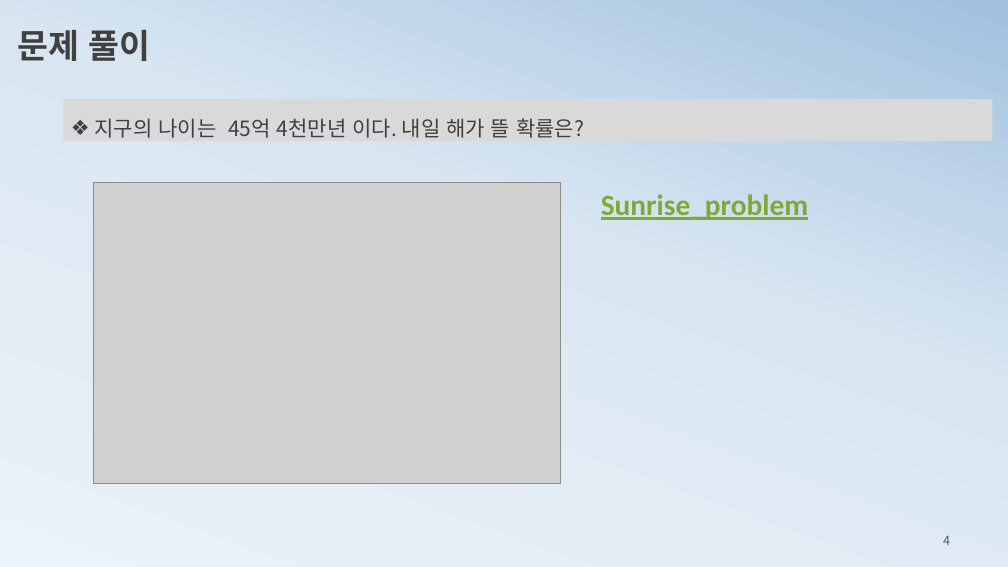
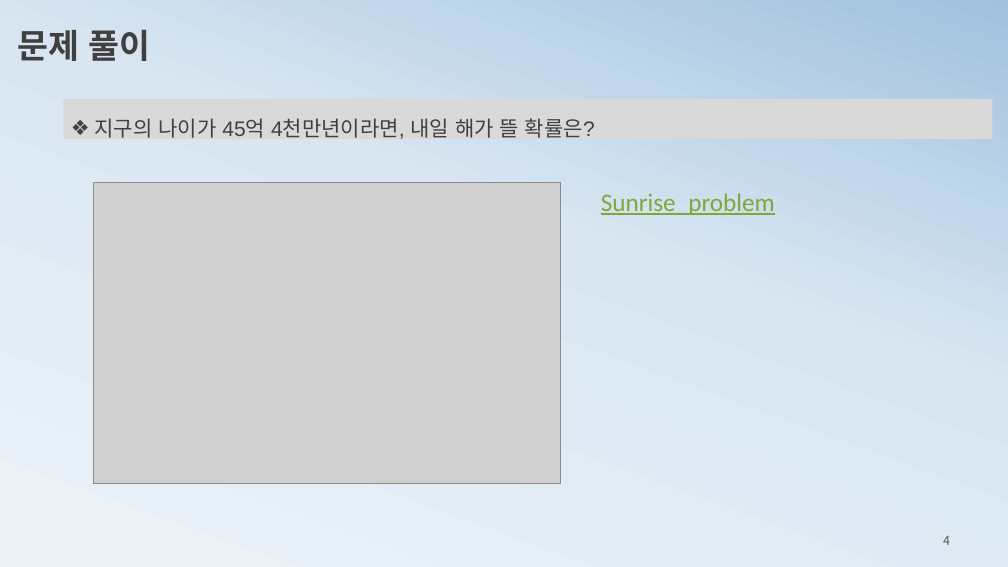
Before and after one commit to ancestor9/mathematics-for-machine-learning, a slide deck: slide 4 of 2_histogram2probability.pptx. Drawn at 1008x567 pixels with LibreOffice and Linux fonts; fonts in the diff are those of the drawing; grey boxes stand for pictures. Boxes give left, top, right and bottom in pixels: in the first picture for what was removed or moved away, otherwise in the second. Text is boxed around its words. In the diff, an @@ line names an element or a change of style, - is before the commit and + after.

```diff
--- a/2_histogram2probability.pptx
+++ b/2_histogram2probability.pptx
@@ text in rectangle at bbox=[94, 118, 595, 139]: text changed; font Noto Sans CJK KR to Arial @@
-❖ 지구의 나이는 45억 4천만년 이다. 내일 해가 뜰 확률은?
+❖ 지구의 나이가 45억 4천만년이라면, 내일 해가 뜰 확률은?
@@ text "Sunrise_problem" at bbox=[601, 193, 775, 215]: size 28 to 24 pt, bold off @@
```
Also in this commit, not shown: 14 other slides changed, 5 slides added, 3 slides removed.
